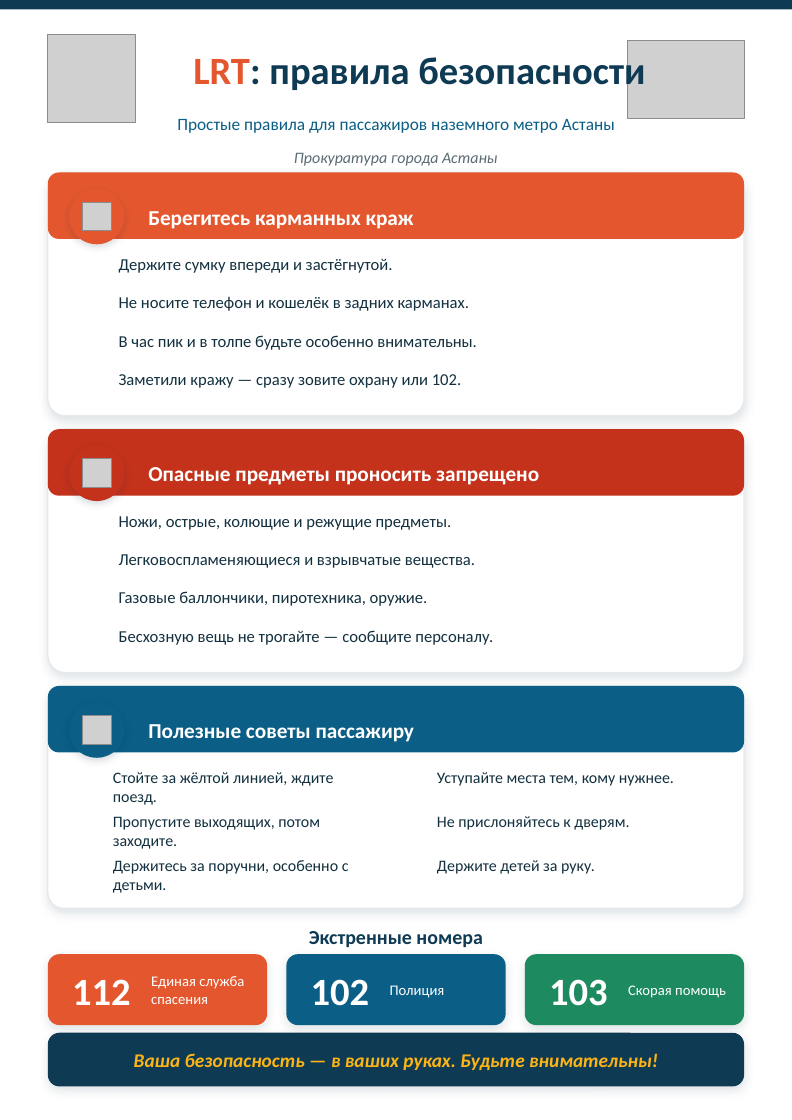
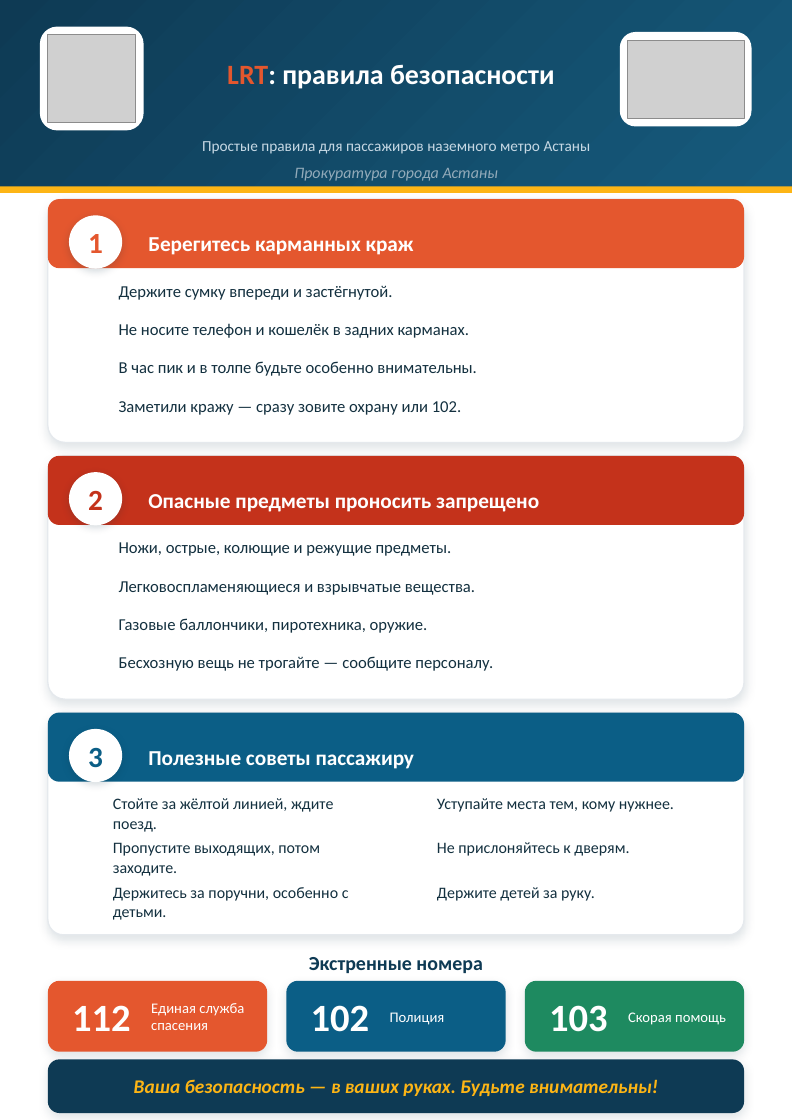
Before and after one commit to aoobakirov/board-presentation, a slide deck: slide 1 of lrt-poster/LRT_safety_poster_FINAL.pptx. Drawn at 792x1120 pixels with LibreOffice and Linux fonts; fonts in the diff are those of the drawing; grey boxes stand for pictures; background and template pictures are left out. Boxes give left, top, right and bottom in pixels: in the first picture for what was removed or moved away, otherwise in the second. Text is boxed around its words. In the diff, an @@ line names an element or a change of style, - is before the commit and + after.

Commit message:
LRT poster: bold poster redesign (navy gradient hero + numbered bands)
- Navy gradient hero with gold accent rule, white logo chips, big orange "LRT"
  wordmark, one-line title (RU + KZ), full-width subtitle/issuer
- Section blocks: clean white cards with solid colored header bands and large
  numbered badges (1/2/3)
- Kazakh translation completed; ЛРТ latinized to LRT
- Built with an in-repo approximate PPTX->PNG renderer (work/render.py) to
  design visually since LibreOffice can't run here; previews refreshed

```diff
--- a/lrt-poster/LRT_safety_poster_FINAL.pptx
+++ b/lrt-poster/LRT_safety_poster_FINAL.pptx
@@ rectangle: place and size @@
-rectangle at box(0, 0, 792, 10)
+rectangle at box(0, 0, 792, 186)
@@ rectangle at box(0, 0, 792, 186): fill #0E3A54 to gradient #0E3A54 to #165A7C @@
@@ rounded rectangle added at box(40, 27, 144, 130), fill #FFFFFF @@
@@ text "LRT: правила безопасности": place and size @@
-text "LRT: правила безопасности" at box(193, 52, 645, 94)
+text "LRT: правила безопасности" at box(227, 64, 555, 89)
@@ text "LRT: правила безопасности" at box(227, 64, 555, 89): size 29 to 21 pt; text colour #0E3A54 to #FFFFFF in "LRT: правила безопасности" @@
@@ rounded rectangle added at box(620, 32, 752, 126), fill #FFFFFF @@
@@ text "Простые правила для пассажиров наземного ...": place and size @@
-text "Простые правила для пассажиров наземного ..." at box(177, 119, 615, 133)
+text "Простые правила для пассажиров наземного ..." at box(202, 141, 591, 154)
@@ text "Простые правила для пассажиров наземного ..." at box(202, 141, 591, 154): size 13 to 11.5 pt, text colour #0B5E86 to #C6D8E4 @@
@@ text "Прокуратура города Астаны": place and size @@
-text "Прокуратура города Астаны" at box(294, 153, 497, 166)
+text "Прокуратура города Астаны" at box(294, 168, 498, 181)
@@ text "Прокуратура города Астаны" at box(294, 168, 498, 181): text colour #5A6B74 to #93ABBA @@
@@ rectangle added at box(0, 186, 792, 192), fill #FDB515 @@
@@ picture removed at box(82, 202, 111, 231) @@
@@ ellipse "1" at box(69, 215, 123, 269): fill #E4572E to #FFFFFF @@
@@ text in ellipse at box(88, 234, 103, 253): text added @@
+1
@@ ellipse "2" at box(69, 472, 123, 526): fill #C4321B to #FFFFFF @@
@@ picture removed at box(82, 459, 111, 487) @@
@@ text in ellipse at box(88, 491, 103, 510): text added @@
+2
@@ picture removed at box(82, 715, 111, 744) @@
@@ 25 texts, 10 rounded rectangles, 3 ellipses: place and size @@
-25 texts, 10 rounded rectangles, 3 ellipses at box(48, 172, 744, 1086)
+25 texts, 10 rounded rectangles, 3 ellipses at box(48, 199, 744, 1113)
@@ ellipse "3" at box(69, 729, 123, 782): fill #0B5E86 to #FFFFFF @@
@@ text in ellipse at box(88, 748, 103, 768): text added @@
+3
```
Also in this commit, not shown: 1 other slide changed, 3 other files.
